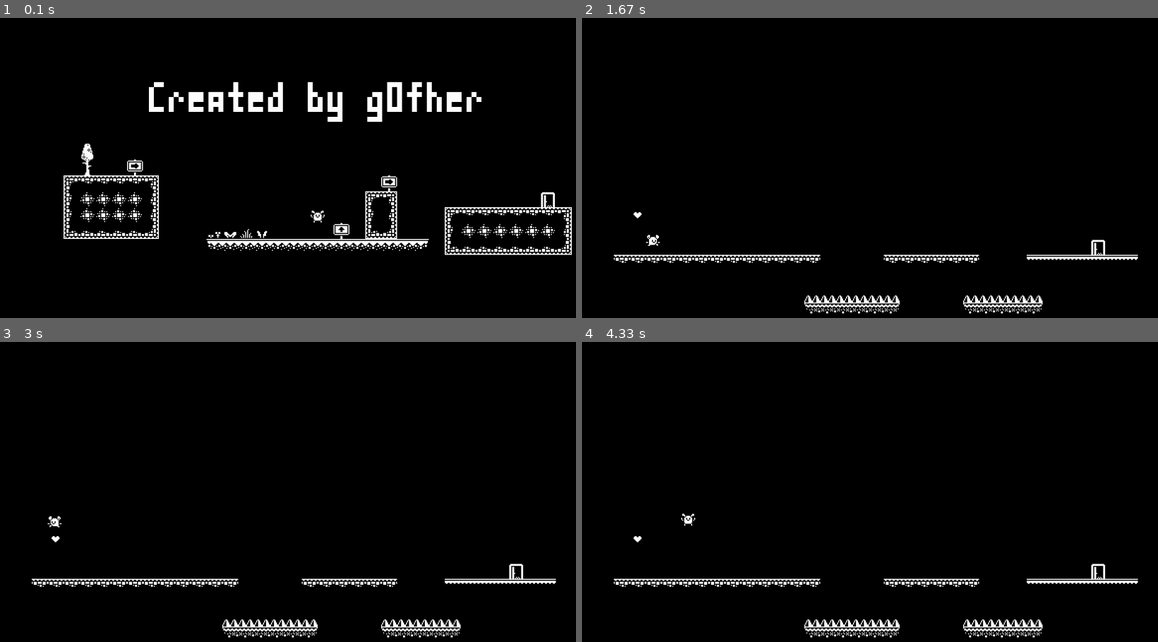
Above: before the commit, frames 1-4 (two rows, left to right).
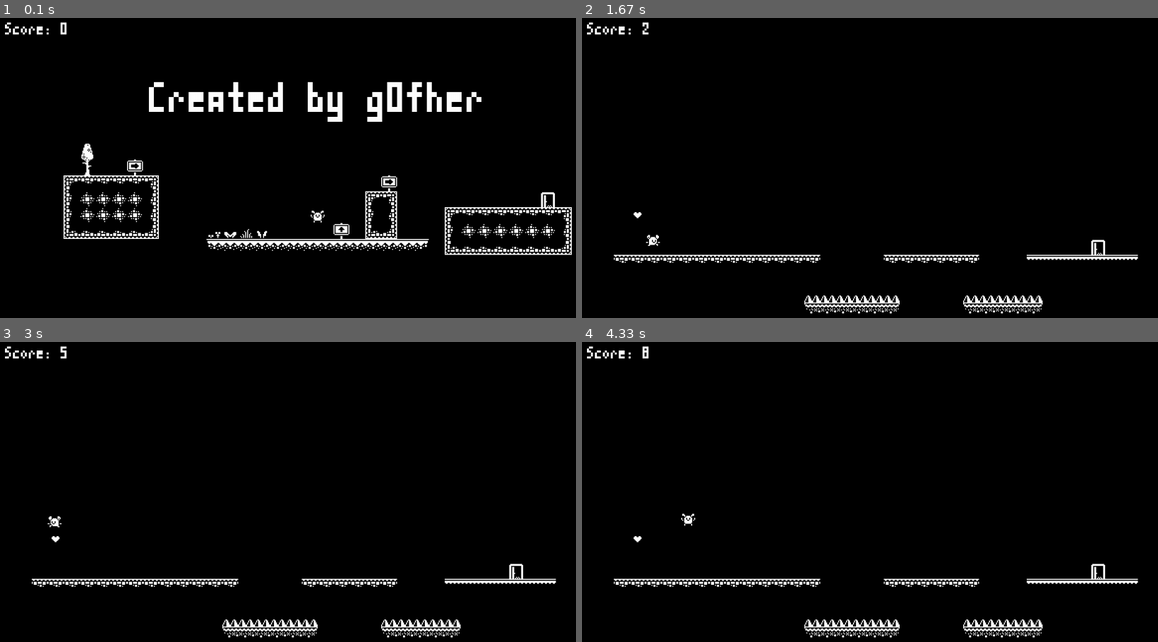
Above: after the commit, the same moments.

Repository: g0fher/flearun_pygame
Game: pygame game, started from main2.py
Two runs of this game, one before a commit and one after it. Both use one fixed random seed, a clock stepped at 60 frames per second and the inputs below.
Inputs:
- Up to frame 1 (0.1 s): no input
- Up to frame 2 (1.67 s): hold M 0.33-0.8 s; hold D 0.33-0.8 s; hold M 0.83-1.3 s; hold D 0.83-1.3 s; tap Space at 0.9, 1.2, 1.4 s; tap Shift at 0.98 s; hold D from 1.33 s (still down)
- Up to frame 3 (3 s): tap Space at 1.7, 1.9, 2.2, 2.4, 2.7, 2.97 s; release D at 1.8 s; hold D 1.83-2.3 s; hold A 2.33-2.87 s; tap Shift at 2.48 s; hold A from 2.9 s (still down)
- Up to frame 4 (4.33 s): tap Space at 3.27, 3.4, 3.7, 4.07 s; release A at 3.3 s; hold D 3.33-3.97 s; hold A from 4 s (still down); tap Shift at 4.15 s

The runs differ from the first frame. In frame 1, 0.2% of the frame differs, in the area x 0-12%, y 1-6%; in frame 2, 0.2%; in frame 3, 0.2%; in frame 4, 0.2%.

Commit message:
added score and music cycle

Diff:
--- a/main2.py
+++ b/main2.py
@@ -17,7 +17,7 @@
         self.level_surface = pygame.Surface((self.SCREEN_WIDTH, self.SCREEN_HEIGHT), pygame.SRCALPHA)
         self.environment_surface = pygame.Surface((self.SCREEN_WIDTH, self.SCREEN_HEIGHT), pygame.SRCALPHA)
         self.player_surface = pygame.Surface((self.SCREEN_WIDTH, self.SCREEN_HEIGHT), pygame.SRCALPHA)
-        self.ui_surface = pygame.Surface((self.SCREEN_WIDTH, self.SCREEN_HEIGHT), pygame.SRCALPHA)
+        self.score_surface = pygame.Surface((self.SCREEN_WIDTH, self.SCREEN_HEIGHT), pygame.SRCALPHA)
         self.menu_surface = pygame.Surface((self.SCREEN_WIDTH, self.SCREEN_HEIGHT), pygame.SRCALPHA)
         self.menu_surface.fill((0, 0, 0, 127))
         self.menu_select_surface = pygame.Surface((self.SCREEN_WIDTH, self.SCREEN_HEIGHT), pygame.SRCALPHA)
@@ -68,7 +68,9 @@
         self.sfx_dash.set_volume(0.6)
 
 
-        self.load_music(current_dir, 2)
+        self.load_music(2)
+        self.current_track = 2
+        self.max_music_tracks = 3
 
 
         self.tile_size = 32
@@ -106,6 +108,7 @@
 
         self.font = pygame.font.Font(join(current_dir, "assets/fonts/Pono_048.ttf"), 80)
         self.font_menu = pygame.font.Font(join(current_dir, "assets/fonts/Pono_048.ttf"), 64)
+        self.score_font = pygame.font.Font(join(current_dir, "assets/fonts/Pono_048.ttf"), 32)
 
         self.score = 0
 
@@ -150,7 +153,14 @@
         self.load_next_level()
 
 
-    def load_music(self, current_dir, track_number):
+    def cycle_music(self):
+        self.current_track += 1
+        if self.current_track > self.max_music_tracks:
+            self.current_track = 1
+
+        self.load_music(self.current_track)
+
+    def load_music(self, track_number, current_dir=dirname(__file__)):
         if track_number == 1:
             pygame.mixer.music.load(join(current_dir, "assets/music/press_x_twice.mp3"))
         elif track_number == 2:
@@ -166,6 +176,7 @@
         # print(self.level_names_list_working, self.level_names_list)
         level_name = self.level_names_list_working.pop(0)
         if level_name == "end":
+            self.score = 0
             self.level_names_list_working = self.level_names_list.copy()
             level_name = self.level_names_list_working.pop(0)
             self.load_level_by_name(level_name)
@@ -216,15 +227,16 @@
         return image
 
     def render_score(self):
-        self.ui_surface.fill((0, 0, 0, 0))
-        score_text = self.font.render(f"Score: {self.score}", True, (255, 255, 255))
-        self.ui_surface.blit(score_text, (10, 10))
+        self.score_surface.fill((0, 0, 0, 0))
+        score_text = self.score_font.render(f"Score: {self.score}", True, (255, 255, 255))
+        self.score_surface.blit(score_text, (10, 10))
 
     def jump(self):
         self.player_velocity.y += -200
         self.is_player_on_ground = False
         self.is_jumped = True
         self.sfx_jump.play()
+        self.score += 1
 
     def dash(self):
         if not self.start_dash_cooldown_timer:
@@ -393,6 +405,8 @@
                     if not self.is_paused:
                         if event.key == pygame.K_r:
                             self.death()
+                        if event.key == pygame.K_m:
+                            self.cycle_music()
                         if event.key == pygame.K_SPACE:
                             if not self.is_jumped:
                                 # if self.is_player_on_ground or self.start_coyote_timer_edge:
@@ -695,6 +709,8 @@
                 self.screen.blit(self.level_surface, (0, 0))
                 self.screen.blit(self.player_surface, (0, 0))
 
+                self.render_score()
+                self.screen.blit(self.score_surface, (0, 0))
 
             pygame.display.update()
 
